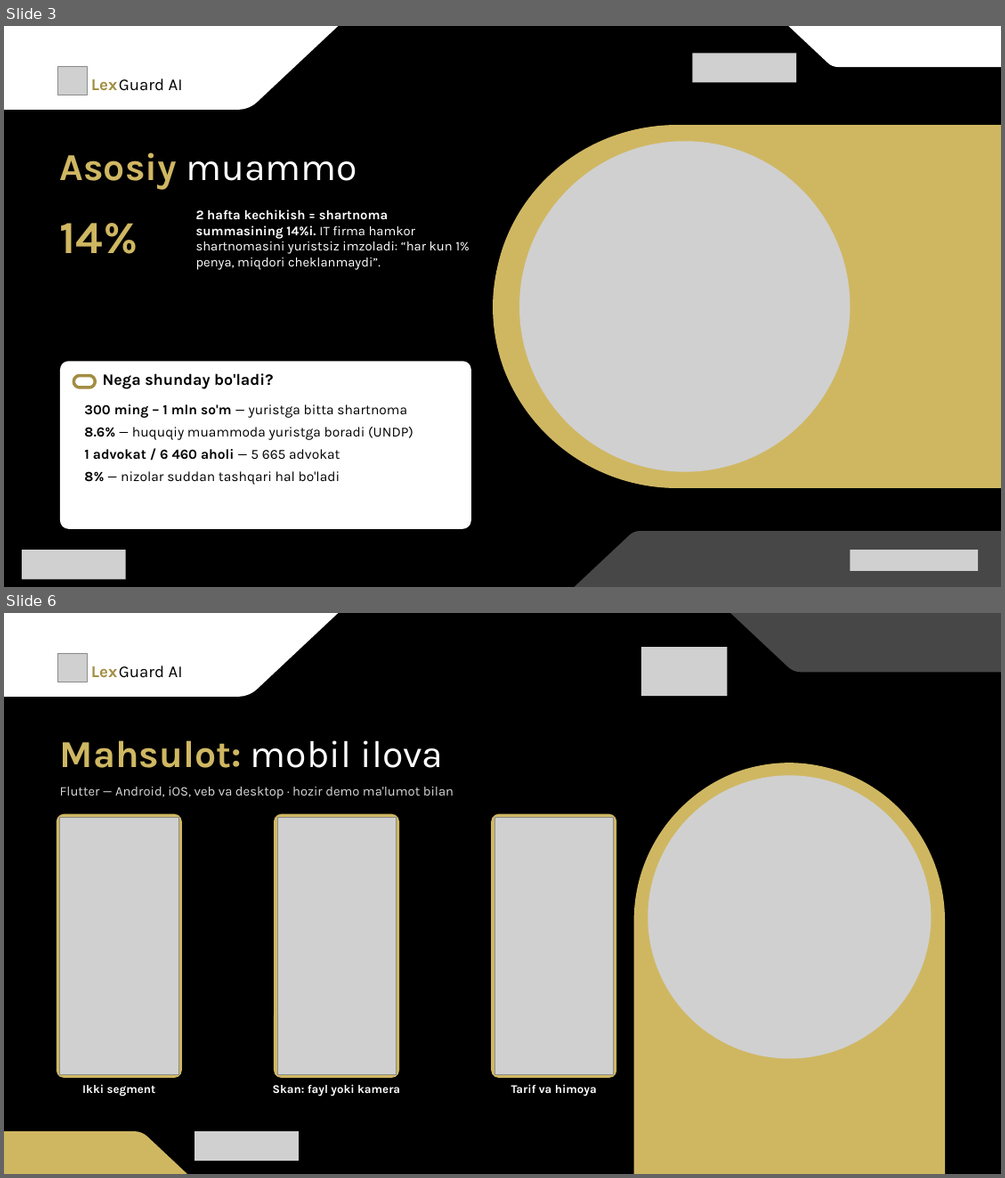
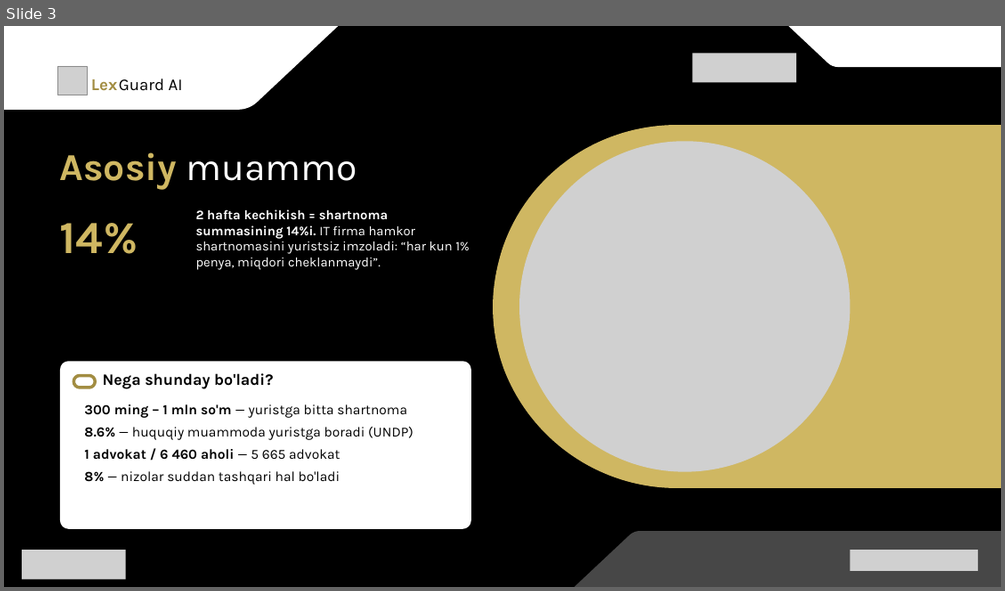
Before and after one commit to Vafoyev/LexHackaton_DNK_CODE, a slide deck: presentation/LexGuard-AI-Pitch.pptx. Shown one above the other, each under a label of ours: slides 3 and 6 before the commit, slide 3 after it; the slides between them are not shown. The pictures are 1005x1178 and 1005x591 pixels, drawn with LibreOffice and Linux fonts; fonts in the diff are those of the drawing; grey boxes stand for pictures. Boxes give left, top, right and bottom in pixels: in the first picture for what was removed or moved away, otherwise in the second. Text is boxed around its words. In the diff, an @@ line names an element or a change of style, - is before the commit and + after.

```diff
--- a/presentation/LexGuard-AI-Pitch.pptx
+++ b/presentation/LexGuard-AI-Pitch.pptx
@@ slide 6 removed at [4, 613, 1001, 1174], background #000000 @@
@@ freeform shape removed at [4, 613, 363, 697] @@
@@ freeform shape removed at [726, 613, 1001, 672] @@
@@ picture removed at [57, 653, 87, 682] @@
@@ text removed at [91, 657, 126, 679] @@
-Lex
@@ picture removed at [641, 647, 727, 696] @@
@@ text removed at [169, 666, 183, 677] @@
-Guard AI
@@ text removed at [60, 740, 443, 768] @@
-Mahsulot: mobil ilova
@@ freeform shape removed at [634, 763, 945, 1174] @@
@@ text removed at [60, 787, 453, 799] @@
-Flutter — Android, iOS, veb va desktop · hozir demo ma'lumot bilan
@@ picture removed at [648, 776, 931, 1059] @@
@@ rounded rectangle removed at [57, 814, 182, 1078] @@
@@ picture removed at [60, 818, 178, 1074] @@
@@ rounded rectangle removed at [274, 814, 399, 1078] @@
@@ picture removed at [277, 818, 396, 1074] @@
@@ rounded rectangle removed at [491, 814, 616, 1078] @@
@@ picture removed at [494, 818, 613, 1074] @@
@@ text removed at [82, 1084, 156, 1096] @@
-Ikki segment
@@ text removed at [273, 1084, 400, 1096] @@
-Skan: fayl yoki kamera
@@ text removed at [511, 1084, 597, 1096] @@
-Tarif va himoya
@@ freeform shape removed at [4, 1131, 210, 1174] @@
@@ picture removed at [194, 1131, 299, 1160] @@
```
Also in this commit, not shown: 5 slides changed, 2 other slides removed, 2 other files.
